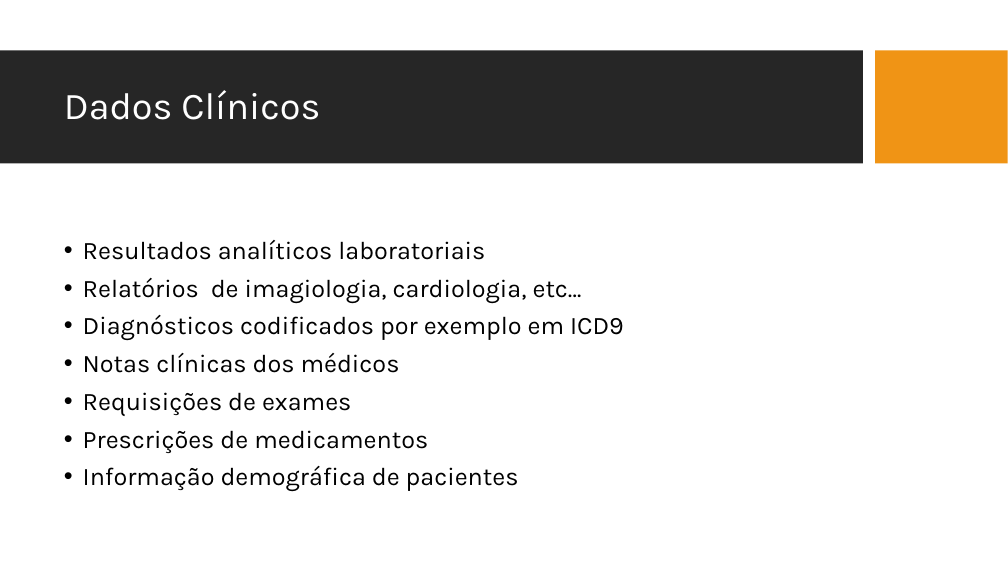
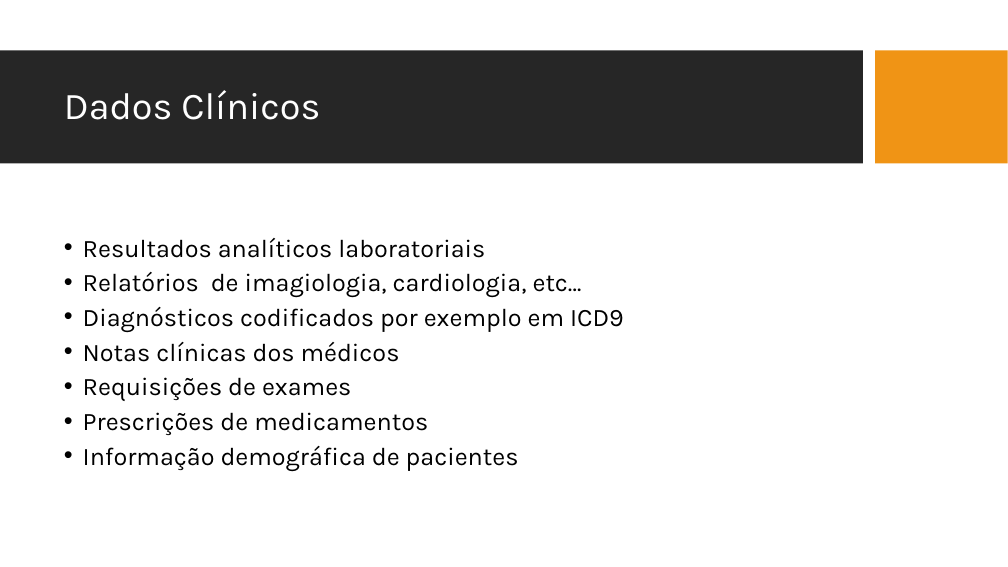
Before and after one commit to JDSBCC/Indexacao-de-Documentos-Clinicos, a slide deck: slide 5 of Dissertacao/4. Defesa da dissertação.pptx (slide 4 before the commit). Drawn at 1008x567 pixels with LibreOffice and Linux fonts; fonts in the diff are those of the drawing; background and template pictures are left out. Boxes give left, top, right and bottom in pixels: in the first picture for what was removed or moved away, otherwise in the second. Text is boxed around its words. In the diff, an @@ line names an element or a change of style, - is before the commit and + after.

```diff
--- a/Dissertacao/4. Defesa da dissertação.pptx
+++ b/Dissertacao/4. Defesa da dissertação.pptx
@@ text "Resultados analíticos laboratoriais" at <box>83,238,624,471</box>: line spacing 0.9 to 0.8 @@
```
Also in this commit, not shown: 14 other slides changed, 4 slides added, 3 slides removed, 7 other files.
